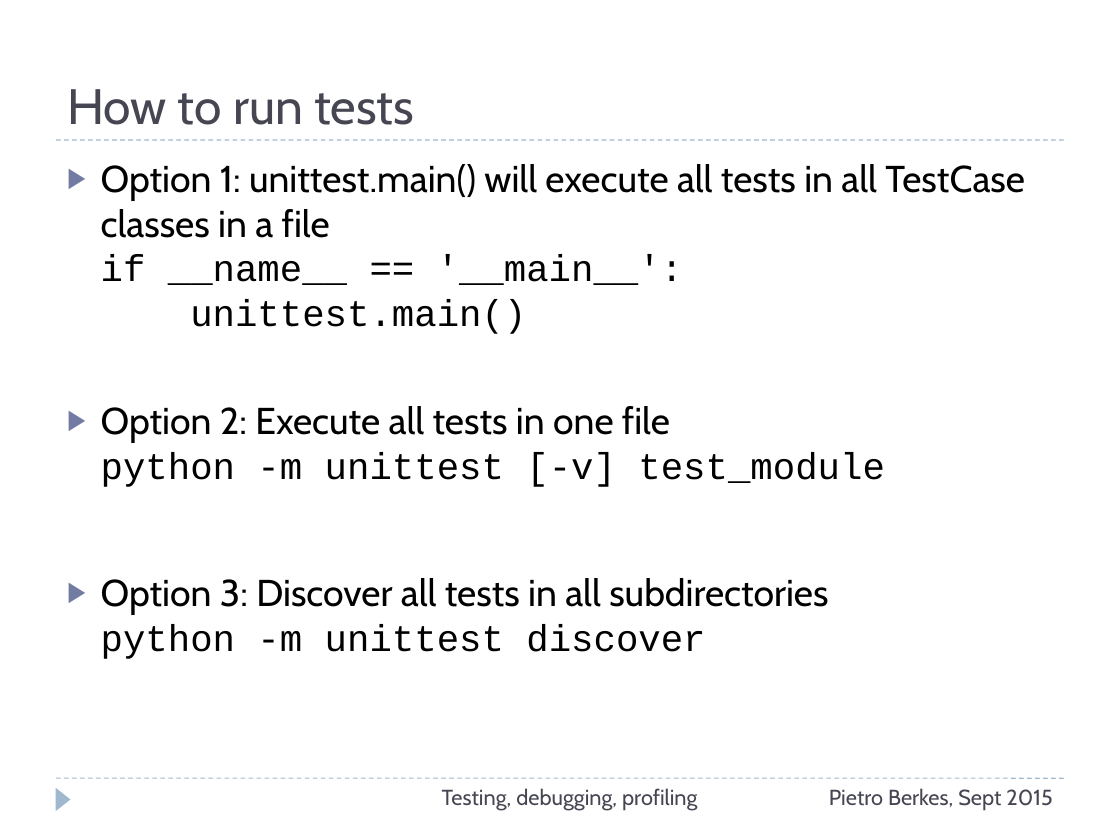
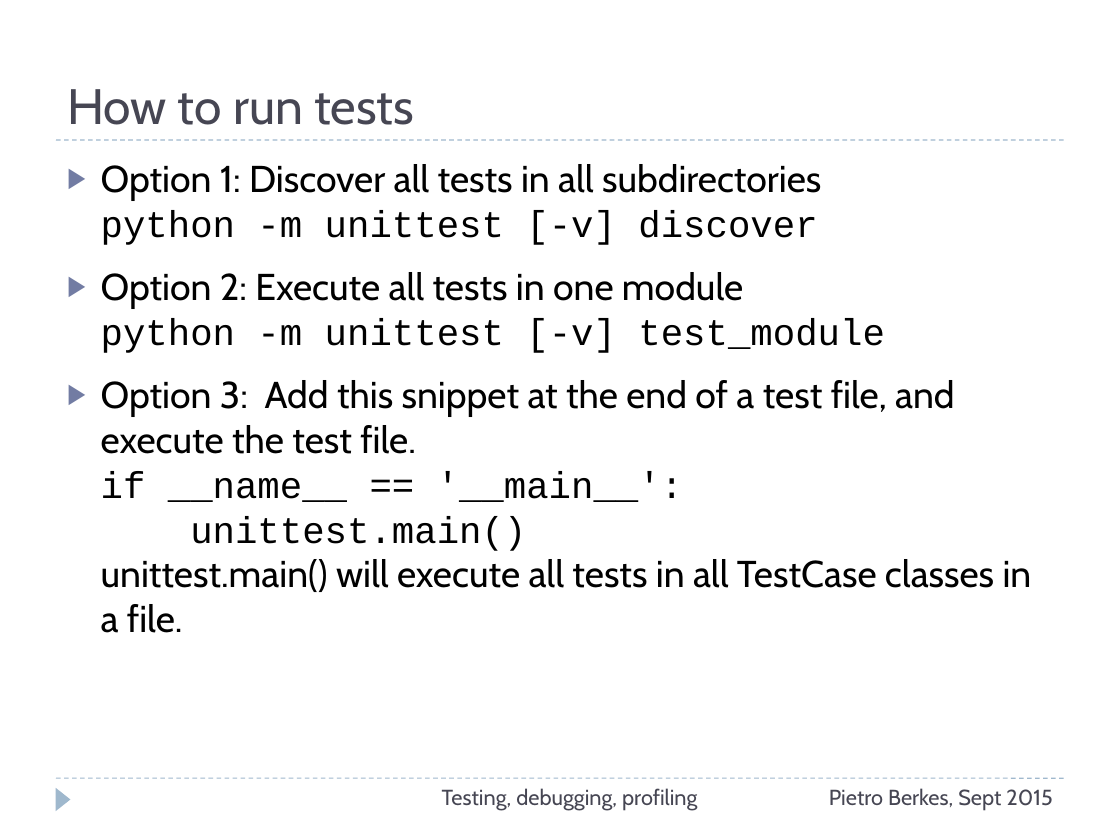
Before and after one commit to ASPP/testing_debugging_profiling, a slide deck: slide 19 of testing-debugging-profiling.pptx (slide 21 before the commit). Drawn at 1120x840 pixels with LibreOffice and Linux fonts; fonts in the diff are those of the drawing. Boxes give left, top, right and bottom in pixels: in the first picture for what was removed or moved away, otherwise in the second. Text is boxed around its words. In the diff, an @@ line names an element or a change of style, - is before the commit and + after.

```diff
--- a/testing-debugging-profiling.pptx
+++ b/testing-debugging-profiling.pptx
@@ text at (x1=101, y1=164, x2=1032, y2=633): text changed @@
-▶ Option 1: unittest.main() will execute all tests in all TestCase classes in a file
-  if __name__ == '__main__':
-  unittest.main()
-▶ Option 2: Execute all tests in one file
-  python -m unittest [-v] test_module
-▶ Option 3: Discover all tests in all subdirectories
-  python -m unittest discover
+▶ Option 1: Discover all tests in all subdirectories
+  python -m unittest [-v] discover
+▶ Option 2: Execute all tests in one module
+  python -m unittest [-v] test_module
+▶ Option 3: Add this snippet at the end of a test file, and execute the test file.
+  if __name__ == '__main__':
+  unittest.main()
+  unittest.main() will execute all tests in all TestCase classes in a file.
```
Also in this commit, not shown: 15 other slides changed, 1 slide added, 2 slides removed, 2 other files.
